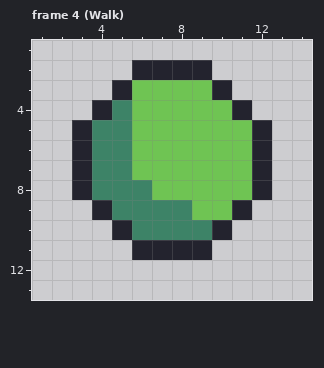
File history of a pixel-art file, Godot/Assets/Sprites/Slime.aseprite. That is the earlier state.
16x16 pixels, 14 frames. Shown: frame 4 (Walk): x 1..14, y 1..13. The commit also changed other frames, which this record leaves out.
New version:
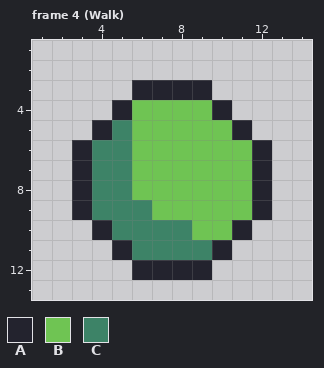
Palette (. is transparent): A #23232e  B #6fc453  C #3d8367
Edits made:
--- frame 4 (Walk)
@@ x 1..14 @@
  1 ..............
- 2 .....AAAA.....
- 3 ....ABBBBA....
- 4 ...ACBBBBBA...
- 5 ..ACCBBBBBBA..
+ 2 ..............
+ 3 .....AAAA.....
+ 4 ....ABBBBA....
+ 5 ...ACBBBBBA...
  6 ..ACCBBBBBBA..
  7 ..ACCBBBBBBA..
- 8 ..ACCCBBBBBA..
- 9 ...ACCCCBBA...
-10 ....ACCCCA....
-11 .....AAAA.....
-12 ..............
+ 8 ..ACCBBBBBBA..
+ 9 ..ACCCBBBBBA..
+10 ...ACCCCBBA...
+11 ....ACCCCA....
+12 .....AAAA.....
 13 ..............
